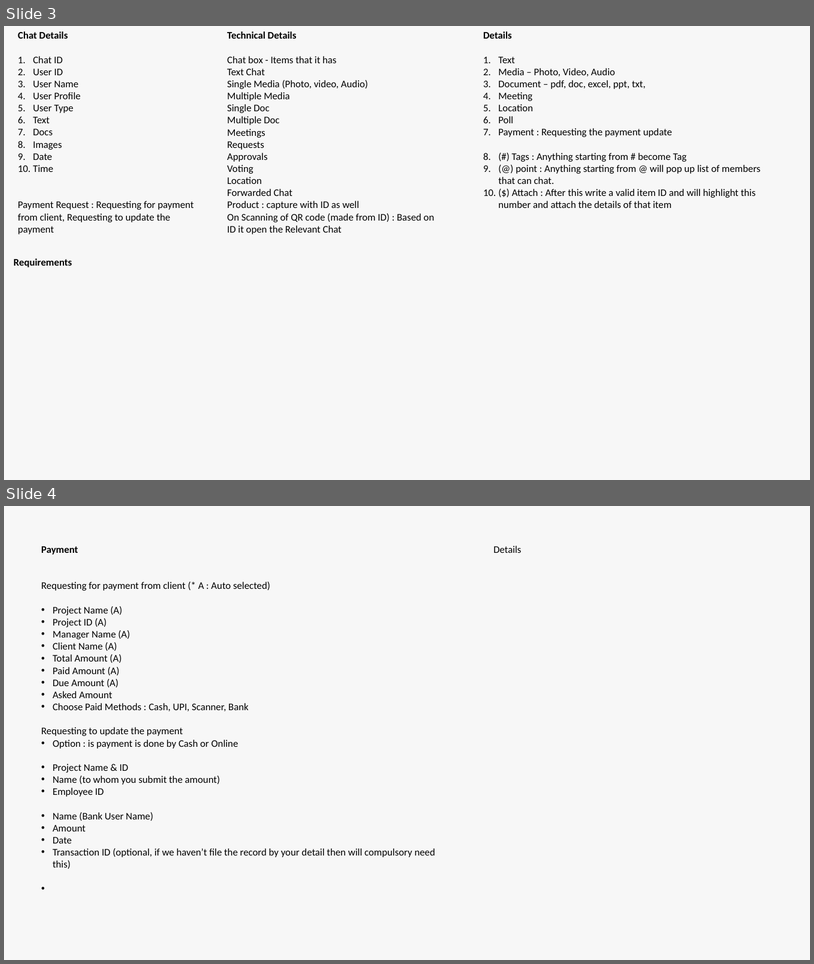
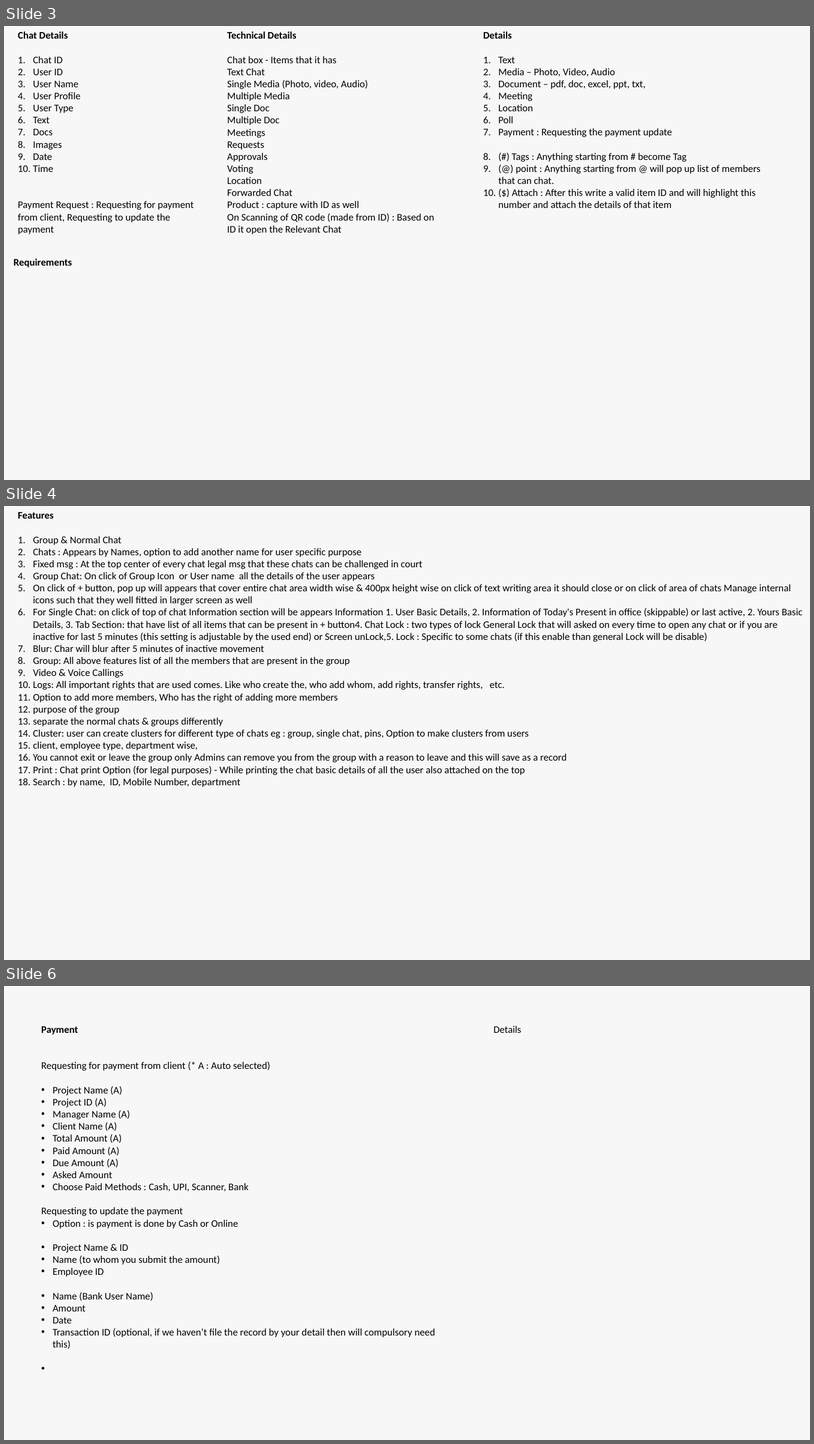
Before and after one commit to Danishan1/Html-CSS-Projects, a slide deck: Design Requirement/Chat/Chat - LetsDiscuss.pptx. Shown one above the other, each under a label of ours: slides 3 and 4 before the commit, slides 3, 4 and 6 after it; the slides between them are not shown. The pictures are 814x964 and 814x1444 pixels, drawn with LibreOffice and Linux fonts; fonts in the diff are those of the drawing. Boxes give left, top, right and bottom in pixels: in the first picture for what was removed or moved away, otherwise in the second. Text is boxed around its words. In the diff, an @@ line names an element or a change of style, - is before the commit and + after.

```diff
--- a/Design Requirement/Chat/Chat - LetsDiscuss.pptx
+++ b/Design Requirement/Chat/Chat - LetsDiscuss.pptx
@@ slide 4 added at (4,506,810,960), background #F7F7F7 @@
@@ text added at (18,512,803,787), 12 pt, text #000000 @@
+Features
+1. Group & Normal Chat
+2. Chats : Appears by Names, option to add another name for user specific purpose
+3. Fixed msg : At the top center of every chat legal msg that these chats can be challenged in court
+4. Group Chat: On click of Group Icon or User name all the details of the user appears
+5. On click of + button, pop up will appears that cover entire chat area width wise & 400px height wise on click of text writing area it should close or on click of area of chats Manage internal icons such that they well fitted in larger screen as well
+6. For Single Chat: on click of top of chat Information section will be appears Information 1. User Basic Details, 2. Information of Today's Present in office (skippable) or last active, 2. Yours Basic Details, 3. Tab Section: that have list of all items that can be present in + button4. Chat Lock : two types of lock General Lock that will asked on every time to open any chat or if you are inactive for last 5 minutes (this setting is adjustable by the used end) or Screen unLock,5. Lock : Specific to some chats (if this enable than general Lock will be disable)
+7. Blur: Char will blur after 5 minutes of inactive movement
+8. Group: All above features list of all the members that are present in the group
+9. Video & Voice Callings
+10. Logs: All important rights that are used comes. Like who create the, who add whom, add rights, transfer rights, etc.
+11. Option to add more members, Who has the right of adding more members
+12. purpose of the group
+13. separate the normal chats & groups differently
+14. Cluster: user can create clusters for different type of chats eg : group, single chat, pins, Option to make clusters from users
+15. client, employee type, department wise,
+16. You cannot exit or leave the group only Admins can remove you from the group with a reason to leave and this will save as a record
+17. Print : Chat print Option (for legal purposes) - While printing the chat basic details of all the user also attached on the top
+18. Search : by name, ID, Mobile Number, department
@@ what was slide 4 is now slide 6 @@
```
Also in this commit, not shown: 1 slide changed, 1 other slide added, 2 other files.
